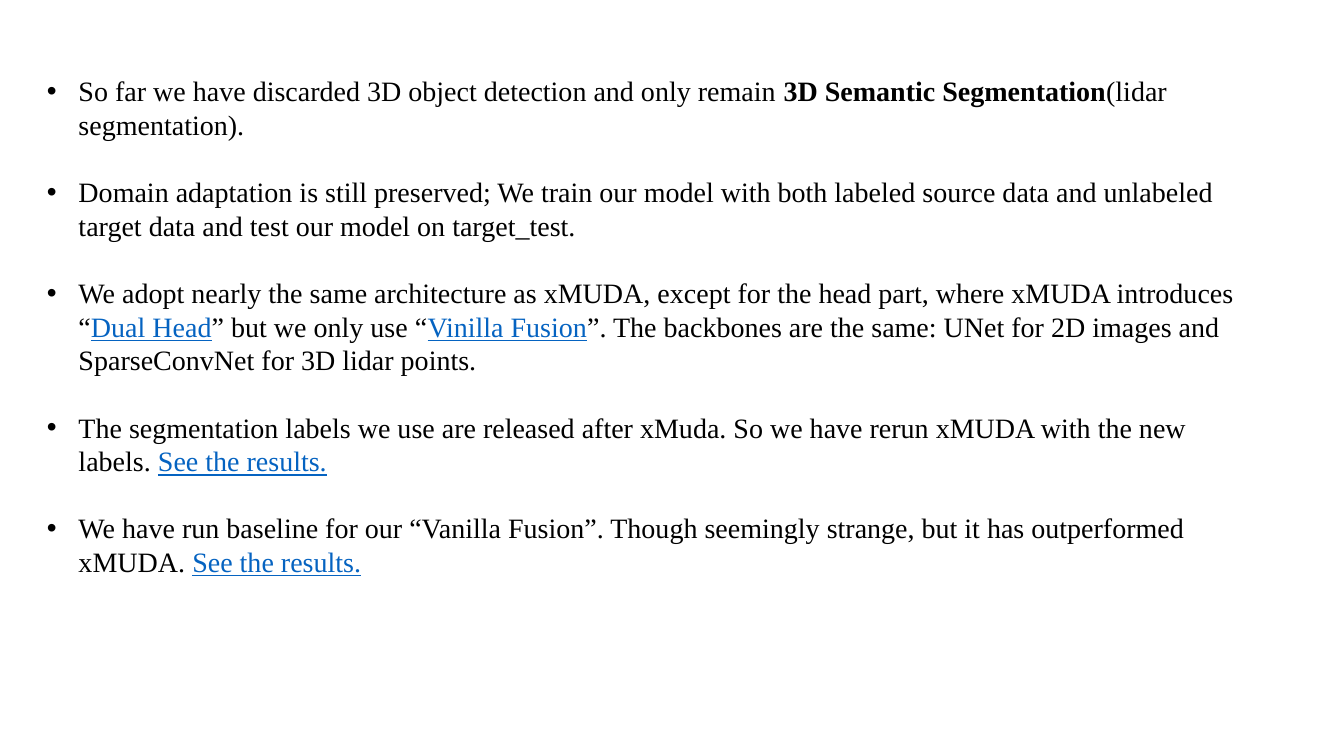
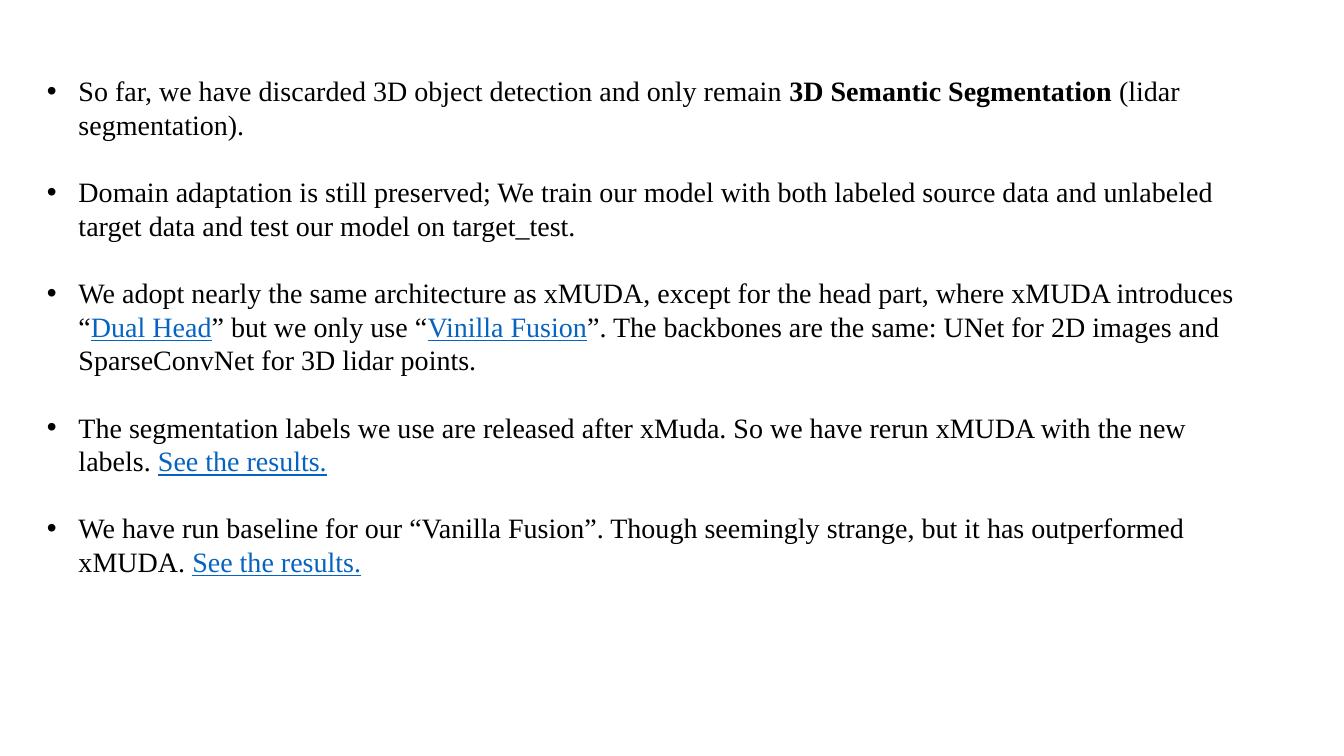
Before and after one commit to XYHC-MMDA/Multi-modal-Multi-task-DA, a slide deck: slide 1 of demo/latest.pptx. Drawn at 1344x756 pixels with LibreOffice and Linux fonts; fonts in the diff are those of the drawing. Boxes give left, top, right and bottom in pixels: in the first picture for what was removed or moved away, otherwise in the second. Text is boxed around its words. In the diff, an @@ line names an element or a change of style, - is before the commit and + after.

```diff
--- a/demo/latest.pptx
+++ b/demo/latest.pptx
@@ text at [78, 81, 1180, 141]: text changed @@
-• So far we have discarded 3D object detection and only remain 3D Semantic Segmentation(lidar segmentation).
+• So far, we have discarded 3D object detection and only remain 3D Semantic Segmentation (lidar segmentation).
```
Also in this commit, not shown: 1 other file.
